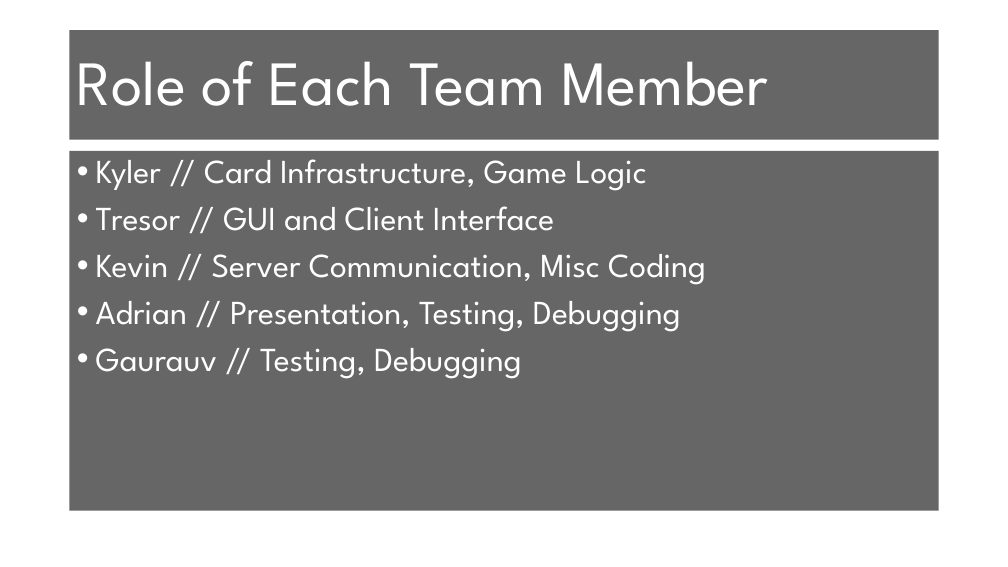
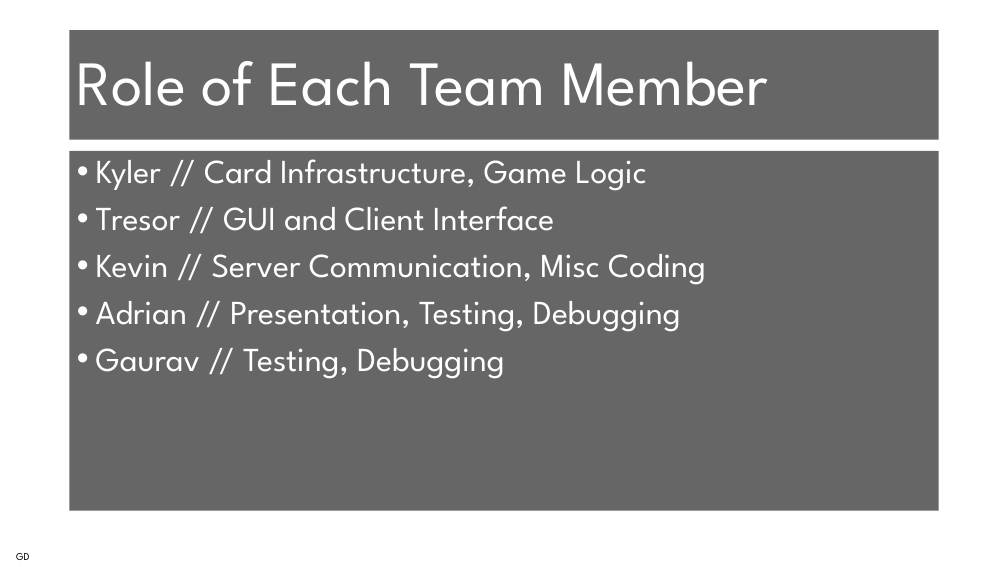
Before and after one commit to KylerSmith/Uno, a slide deck: slide 13 of ProjectPresentation.pptx (slide 6 before the commit). Drawn at 1008x567 pixels with LibreOffice and Linux fonts; fonts in the diff are those of the drawing; background and template pictures are left out. Boxes give left, top, right and bottom in pixels: in the first picture for what was removed or moved away, otherwise in the second. Text is boxed around its words. In the diff, an @@ line names an element or a change of style, - is before the commit and + after.

```diff
--- a/ProjectPresentation.pptx
+++ b/ProjectPresentation.pptx
@@ text at [96, 348, 505, 379]: text changed @@
-• Gaurauv // Testing, Debugging
+• Gaurav // Testing, Debugging
@@ text added at [16, 553, 29, 560], 10 pt, text #000000 @@
+GD
```
Also in this commit, not shown: 3 other slides changed, 10 slides added, 3 slides removed.
